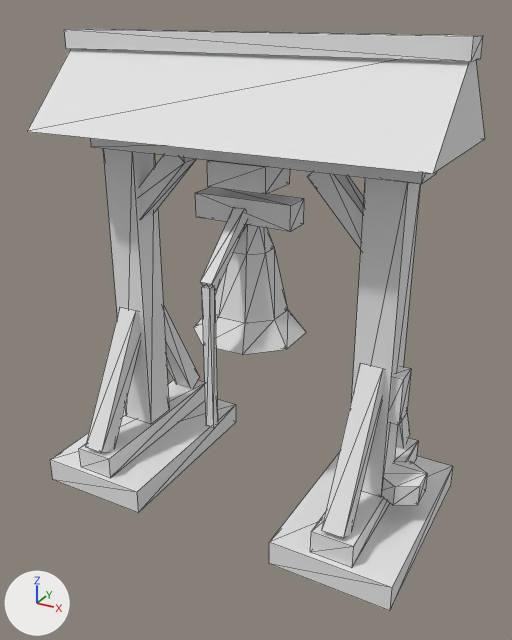
What one commit did to the glTF model assets/models/bell-post.glb.
Rendered twice from a camera (50 mm lens) standing at (2.68, -4.77, 4.06) and looking at (0.1, -0.07, 1.71). Every picture has the same lights, and +X, +Y and +Z are marked at lower left. The first picture is the older version. Mesh edges are drawn as thin lines. Vertices at exactly the same position are counted once.

The first picture shows 'Bell', 'Frame'.
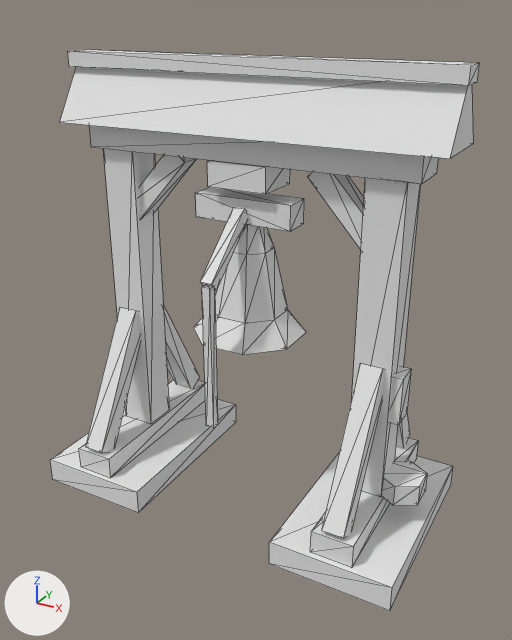
Changed parts and their boxes (x1, y1, x2, y2) in the pictures (512 x 640 px; the box of a moved part takes in the faces that stretch with it):
'Frame', reshaped (6% narrower)
    before: (27, 29, 485, 611)
    after: (50, 50, 479, 611)
part 1 of me_frame, moved or reshaped
    before: (27, 49, 485, 174)
    after: (60, 67, 473, 159)
part 2 of me_frame, moved or reshaped
    before: (64, 29, 483, 62)
    after: (68, 50, 479, 86)

What changed in the scene script:
```text
Change me_frame:
    used by ob_frame; location = (0.0, 0.0, 0.0)
    remove me_frame.from_pydata(...)  # 146 vertices, 216 faces; spans x -1.65..1.65, y -0.85..0.85, z 0.0..3.9
    add me_frame.from_pydata(...)  # 146 vertices, 216 faces; spans x -1.65..1.65, y -0.85..0.85, z 0.0..3.74
    me_frame part 1: the loose piece of 6 vertices spanning x -1.6..1.6, y -0.67..0.67, z 3.18..3.85 is scaled about its middle by (1, 0.463, 0.74), then moved by (0.0, 0.0, -0.06)
    me_frame part 2: the loose piece of 8 vertices spanning x -1.62..1.62, y -0.12..0.12, z 3.76..3.9 is scaled about its middle by (1, 0.88, 0.857), then moved by (0.0, 0.0, -0.15)
```
